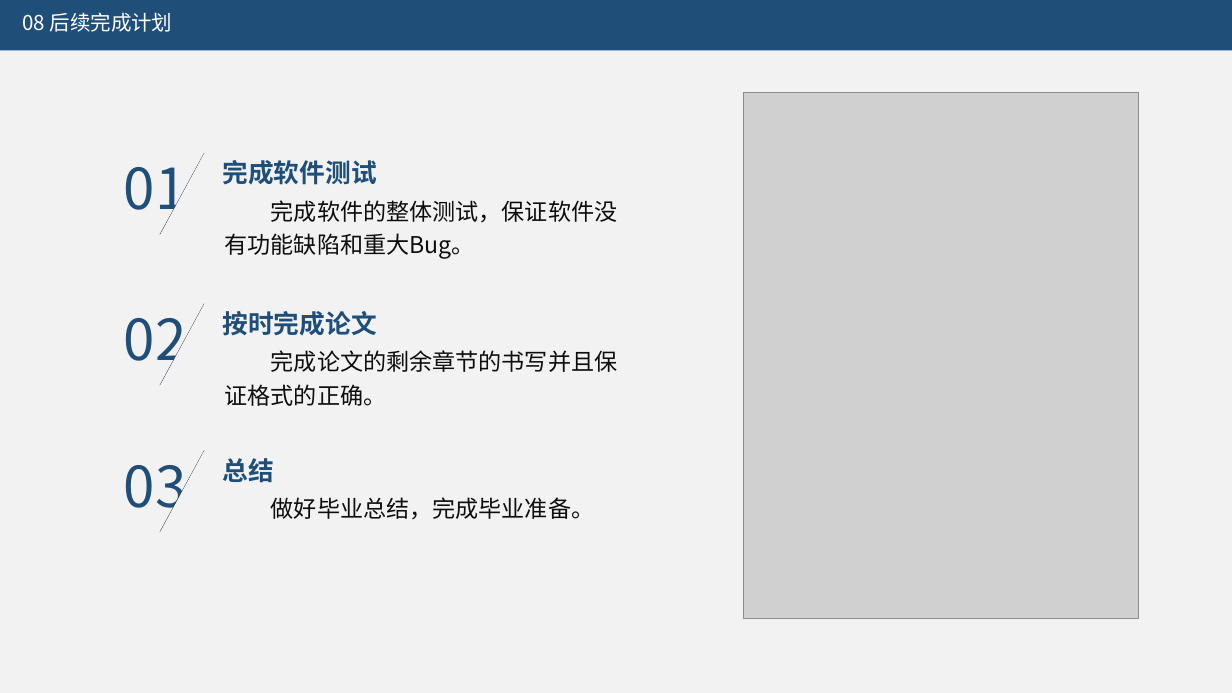
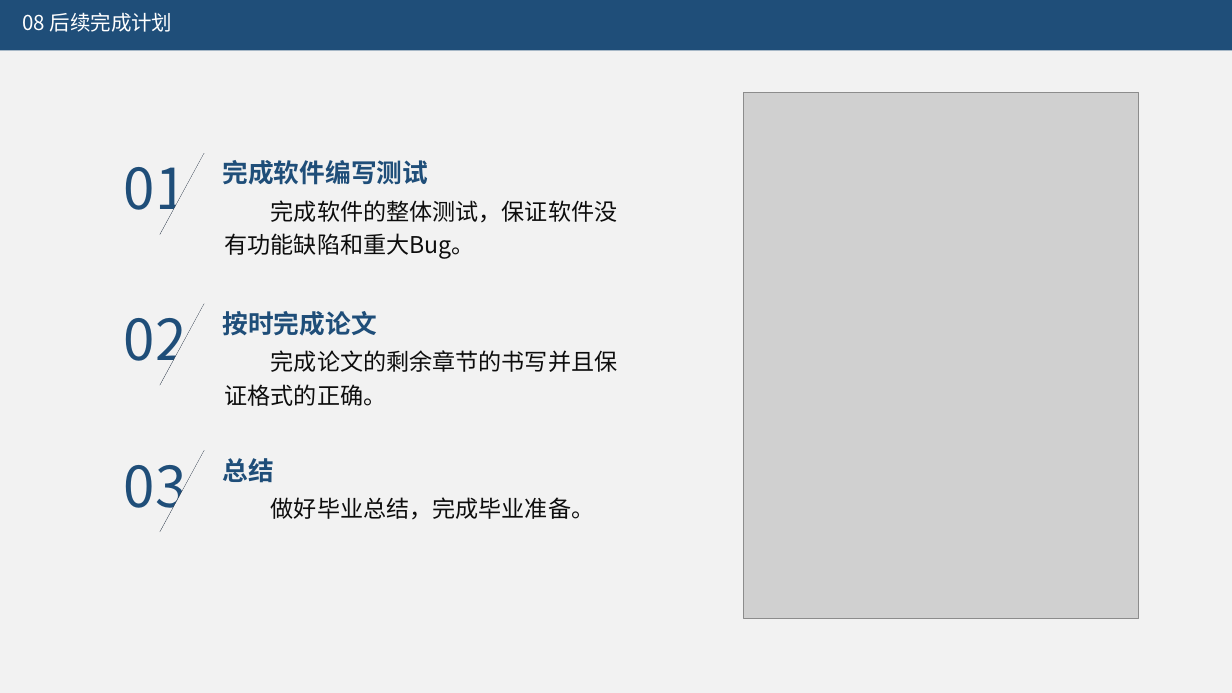
Before and after one commit to suzhuorui/QtHelper, a slide deck: slide 23 of 文档/RJ16852111苏卓锐（中期答辩）.pptx. Drawn at 1232x693 pixels with LibreOffice and Linux fonts; fonts in the diff are those of the drawing; grey boxes stand for pictures. Boxes give left, top, right and bottom in pixels: in the first picture for what was removed or moved away, otherwise in the second. Text is boxed around its words. In the diff, an @@ line names an element or a change of style, - is before the commit and + after.

Commit message:
完成论文初稿
给徐林雪提交论文后的提交

```diff
--- a/文档/RJ16852111苏卓锐（中期答辩）.pptx
+++ b/文档/RJ16852111苏卓锐（中期答辩）.pptx
@@ text at bbox=[223, 160, 429, 185]: text changed @@
-完成软件测试
+完成软件编写测试
```
Also in this commit, not shown: 7 other files.
